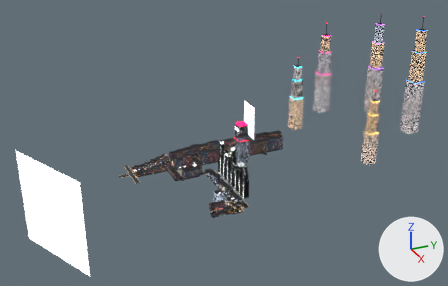
The Blender file design/night-city-world/night-city-world.blend, before and after one commit.
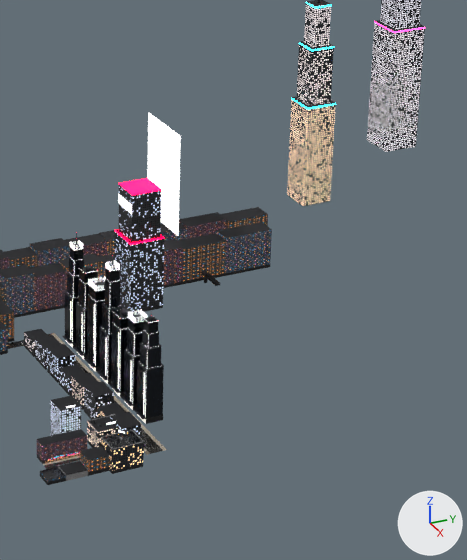
Old and new are each drawn whole from a camera (50 mm lens) standing at (2354.0, -622.0, 1245.0) and looking at (264.0, 319.0, 199.0) and again close up on the part from 44% to 77% of the width and 23% to 84% of the height. Lighting does not change. The marker at lower right points along +X, +Y and +Z. The first two pictures are the older version. Text is drawn in Blender's own font.

The scene before the commit, as lines of its bpy script (objects in view):
```python
ob_corpo_crown_glass = bpy.data.objects.new('corpo_crown_glass', me_ncw_corpo_crown_glass_0)
ob_corpo_crown_glass.location = (0.0, 0.0, 0.0)
ob_far_dark = bpy.data.objects.new('far_dark', me_ncw_far_dark_0)
ob_far_dark.location = (0.0, 0.0, 0.0)
ob_far_facade = bpy.data.objects.new('far_facade', me_ncw_far_facade_0)
ob_far_facade.location = (0.0, 0.0, 0.0)
ob_far_neon_cyan = bpy.data.objects.new('far_neon_cyan', me_ncw_far_neon_cyan_0)
ob_far_neon_cyan.location = (0.0, 0.0, 0.0)
ob_far_roof = bpy.data.objects.new('far_roof', me_ncw_far_roof_0)
ob_far_roof.location = (0.0, 0.0, 0.0)
# also in view: 'far_facade_t1' at (0.0, 455.0, 36.0); 'corpo_facade' at (287.0, 303.0, 22.0); 'far_facade_t0' at (0.0, 483.0, 34.0); 'far_facade_t2' at (0.0, 433.0, 35.0); 'skyline_facade' at (12.0, 1152.0, 262.0)
```
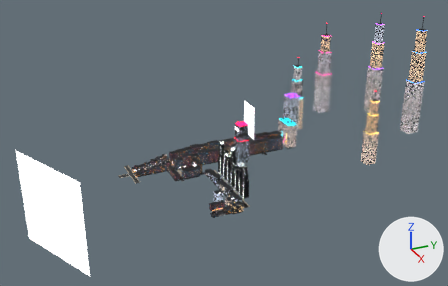
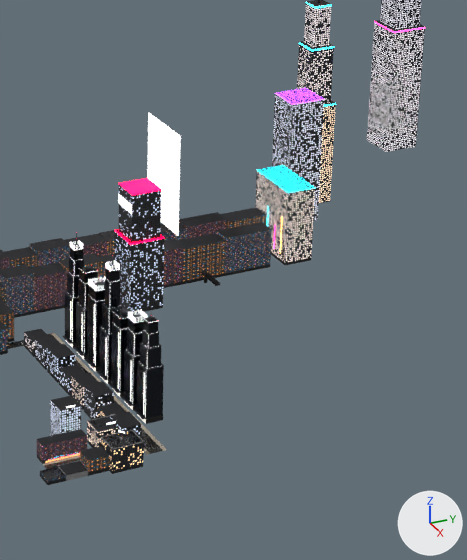
Patch to the scene script:
```diff
--- a/design/night-city-world/night-city-world.blend.py
+++ b/design/night-city-world/night-city-world.blend.py
@@ me_ncw_far_roof_0 @@
 # verts and faces of me_ncw_far_roof_0; kept vertices keep their numbers, new ones are numbered from 92
-me_ncw_far_roof_0.from_pydata(...)  # 92 vertices, 23 faces; spans x -44.0..101.0, y 188.0..748.0, z 47.0..182.0
+me_ncw_far_roof_0.from_pydata(...)  # 100 vertices, 25 faces; spans x -124.0..101.0, y 188.0..870.0, z 47.0..205.0
+# me_ncw_far_roof_0 part 1
+verts[92] = (-48.0, 745.0, 118.0)  # pixel (256, 169)
+verts[93] = (48.0, 745.0, 118.0)  # pixel (288, 192)
+verts[94] = (48.0, 790.0, 118.0)  # pixel (315, 187)
+verts[95] = (-48.0, 790.0, 118.0)  # pixel (282, 165)
+faces += [(92, 93, 94, 95)]
+# me_ncw_far_roof_0 part 2
+verts[96] = (-124.0, 815.0, 205.0)  # pixel (275, 92)
+verts[97] = (-70.0, 815.0, 205.0)  # pixel (292, 104)
+verts[98] = (-70.0, 870.0, 205.0)  # pixel (324, 99)
+verts[99] = (-124.0, 870.0, 205.0)  # pixel (306, 87)
+faces += [(96, 97, 98, 99)]
 me_ncw_far_roof_0.materials.append(mat_ncw_roof)
@@ me_ncw_far_dark_0 @@
 # verts and faces of me_ncw_far_dark_0; kept vertices keep their numbers, new ones are numbered from 540
-me_ncw_far_dark_0.from_pydata(...)  # 540 vertices, 135 faces; spans x -90.0..101.0, y 188.0..748.0, z 0.0..15.0
+me_ncw_far_dark_0.from_pydata(...)  # 560 vertices, 140 faces; spans x -90.0..101.0, y 188.0..790.0, z 0.0..15.0
+# me_ncw_far_dark_0 part 3
+verts[540] = (48.0, 745.0, 0.0)  # pixel (285, 265)
+verts[541] = (48.0, 790.0, 0.0)  # pixel (311, 260)
+verts[542] = (-48.0, 790.0, 0.0)
+verts[543] = (-48.0, 745.0, 0.0)
+verts[544] = (-48.0, 745.0, 0.0)
+verts[545] = (48.0, 745.0, 0.0)  # pixel (285, 265)
+verts[546] = (48.0, 790.0, 0.0)  # pixel (311, 260)
+verts[547] = (-48.0, 790.0, 0.0)
+for new, old in zip([*range(548, 556)], [*range(540, 548)]): verts[new] = verts[old] + (0.0, 0.0, 5.0)
+verts[556] = (-48.0, 745.0, 5.0)
+verts[557] = (48.0, 745.0, 5.0)  # pixel (285, 262)
+verts[558] = (48.0, 790.0, 5.0)  # pixel (311, 257)
+verts[559] = (-48.0, 790.0, 5.0)
+faces += [(540, 541, 549, 548), (542, 543, 551, 550), (544, 545, 553, 552), (546, 547, 555, 554), (556, 557, 558, 559)]
 me_ncw_far_dark_0.materials.append(mat_ncw_dark)
@@ me_ncw_far_neon_cyan_0 @@
-me_ncw_far_neon_cyan_0.from_pydata(...)  # 20 vertices, 5 faces; spans x -13.7, y 552.4..611.6, z 8.1
+me_ncw_far_neon_cyan_0.from_pydata(...)  # 60 vertices, 15 faces; spans x -48.3..48.3, y 552.4..790.3, z 8.1..118.0
+# me_ncw_far_neon_cyan_0 part 4: 20 vertices added at x -48.3..48.3, y 744.7..790.3, z 117.2..118.0
+# other edits to the shape of me_ncw_far_neon_cyan_0 do not show in these pictures
 me_ncw_far_neon_cyan_0.materials.append(mat_ncw_neon_cyan)
@@ me_ncw_far_facade_0 @@
-me_ncw_far_facade_0.from_pydata(...)  # 32 vertices, 8 faces; spans x 49.0..101.0, y 464.0..516.0, z 5.0..182.0
+me_ncw_far_facade_0.from_pydata(...)  # 64 vertices, 16 faces; spans x -124.0..101.0, y 464.0..870.0, z 5.0..205.0
+# me_ncw_far_facade_0 part 5: 32 vertices added at x -124.0..48.0, y 745.0..870.0, z 5.0..205.0
 me_ncw_far_facade_0.materials.append(mat_ncw_facade)
@@ me_ncw_far_neon_purple_0 @@
+me_ncw_far_neon_purple_0.from_pydata([(-69.7, 814.7, 204.0), (-69.7, 870.3, 204.0), (-69.7, 870.3, 205.0), (-69.7, 814.7, 205.0), (-124.3, 870.3, 204.0), (-124.3, 814.7, 204.0), (-124.3, 814.7, 205.0), (-124.3, 870.3, 205.0), (-124.3, 814.7, 204.0), (-69.7, 814.7, 204.0), (-69.7, 814.7, 205.0), (-124.3, 814.7, 205.0), (-69.7, 870.3, 204.0), (-124.3, 870.3, 204.0), (-124.3, 870.3, 205.0), (-69.7, 870.3, 205.0), (-124.3, 814.7, 205.0), (-69.7, 814.7, 205.0), (-69.7, 870.3, 205.0), (-124.3, 870.3, 205.0)], [], [(0, 1, 2, 3), (4, 5, 6, 7), (8, 9, 10, 11), (12, 13, 14, 15), (16, 17, 18, 19)])
+me_ncw_far_neon_purple_0.materials.append(mat_ncw_neon_purple)  # purple #a24bff, glowing purple #a24bff
@@ ob_far_neon_purple @@
+ob_far_neon_purple = bpy.data.objects.new('far_neon_purple', me_ncw_far_neon_purple_0)
+ob_far_neon_purple.location = (0.0, 0.0, 0.0)
```

What differs and where, as boxes [x1, y1, x2, y2] in the close-ups (467 x 560 px):
'far_facade', reshaped (320% wider, 72% taller): before [115, 185, 164, 311]; after [115, 94, 324, 311]
'far_roof', reshaped: before [0, 207, 272, 288]; after [0, 88, 324, 288]
'far_dark', reshaped (mostly hidden): before [14, 264, 270, 318]; after [14, 252, 311, 318]
'far_neon_cyan', reshaped (not visible before): after [257, 165, 313, 226]
'far_neon_purple', added: after [275, 88, 324, 105]
part 1 of me_ncw_far_roof_0, added: after [258, 166, 315, 192]
part 2 of me_ncw_far_roof_0, added: after [278, 88, 324, 104]
part 3 of me_ncw_far_dark_0, added: after [271, 252, 311, 265]
part 4 of me_ncw_far_neon_cyan_0, added: after [257, 165, 313, 193]
part 5 of me_ncw_far_facade_0, added: after [255, 94, 324, 263]
